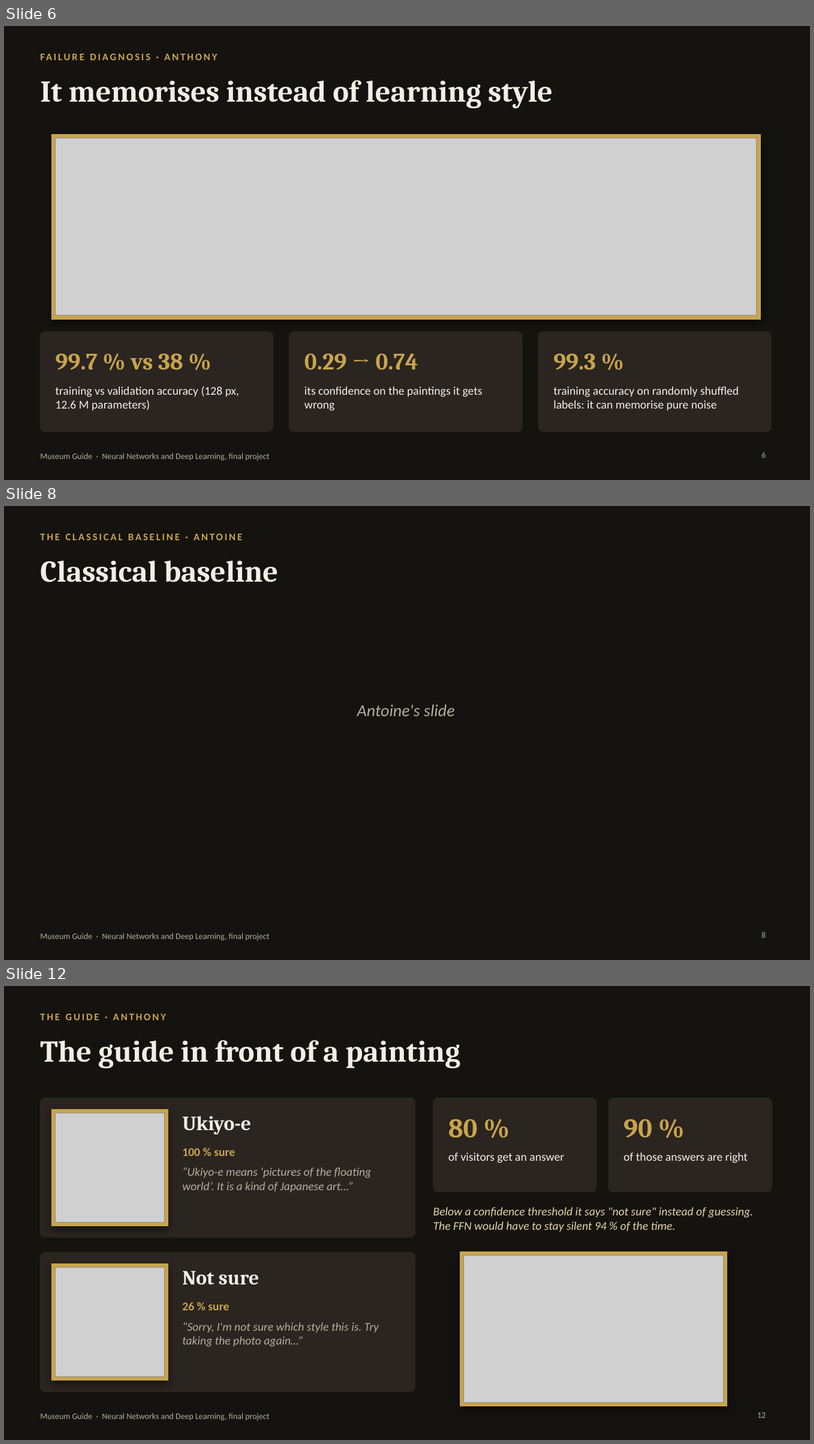
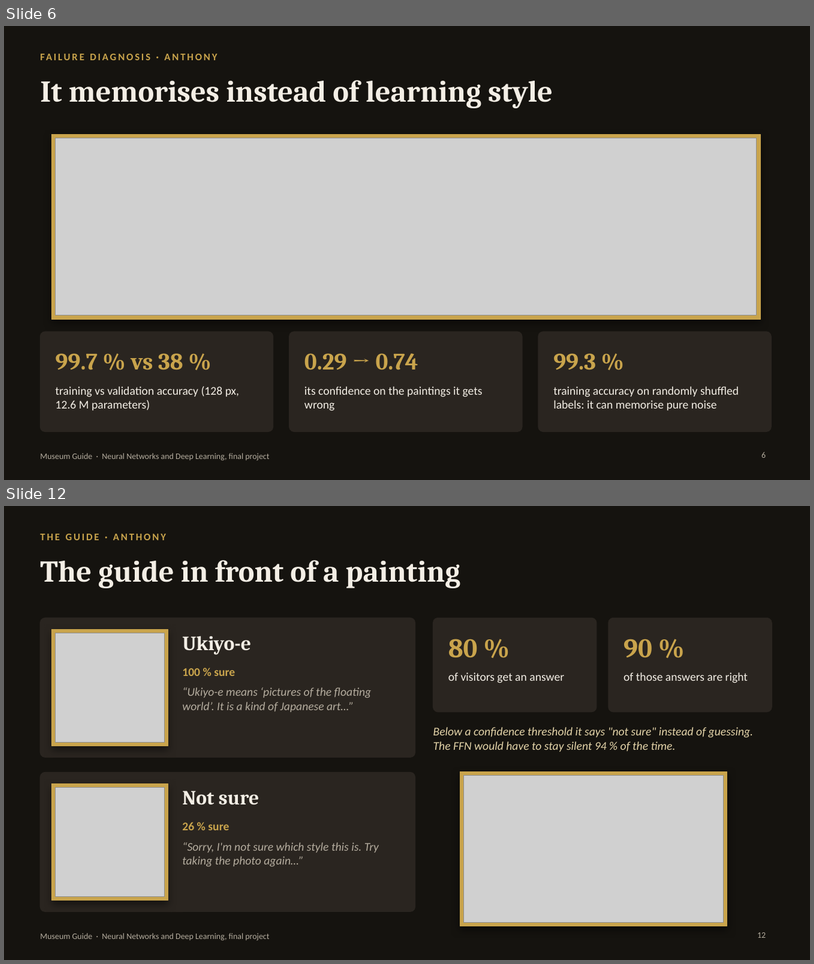
Before and after one commit to anthonyrascle43-stack/Neural-Network-Project, a slide deck: slides/museum_guide.pptx. Shown one above the other, each under a label of ours: slides 6, 8 and 12 before the commit, slides 6 and 12 after it; the slides between them are not shown. The pictures are 814x1444 and 814x964 pixels, drawn with LibreOffice and Linux fonts; fonts in the diff are those of the drawing; grey boxes stand for pictures. Boxes give left, top, right and bottom in pixels: in the first picture for what was removed or moved away, otherwise in the second. Text is boxed around its words. In the diff, an @@ line names an element or a change of style, - is before the commit and + after.

Commit message:
Fill slides 8-11: classical baseline, pretrained ResNet18, test comparison and recommendation

```diff
--- a/slides/museum_guide.pptx
+++ b/slides/museum_guide.pptx
@@ slide 8 removed at (4,506,810,960), background #15130F; not listed: 1 template element that a slide beside it also shows @@
@@ text removed at (40,534,242,540) @@
-THE CLASSICAL BASELINE · ANTOINE
@@ title removed at (40,561,279,582) @@
-Classical baseline
@@ text removed at (357,704,455,716) @@
-Antoine's slide
@@ page number removed at (762,931,766,937) @@
-8
```
Also in this commit, not shown: 4 slides added, 3 other slides removed.
